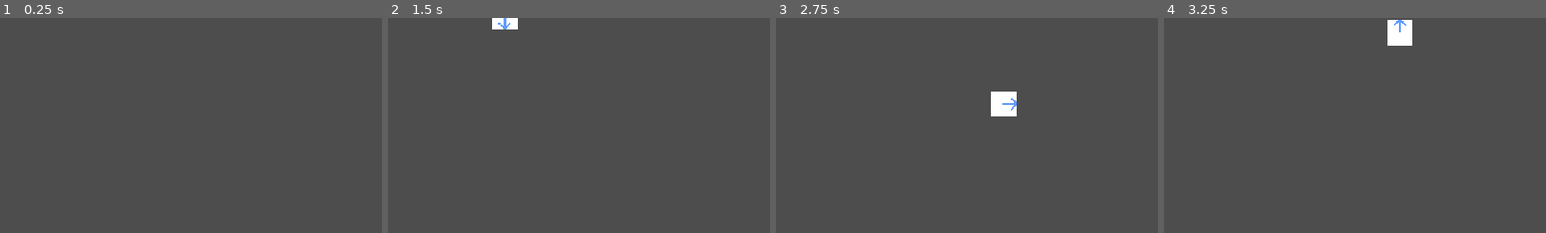
Above: before the commit, frames 1-4 (left to right).
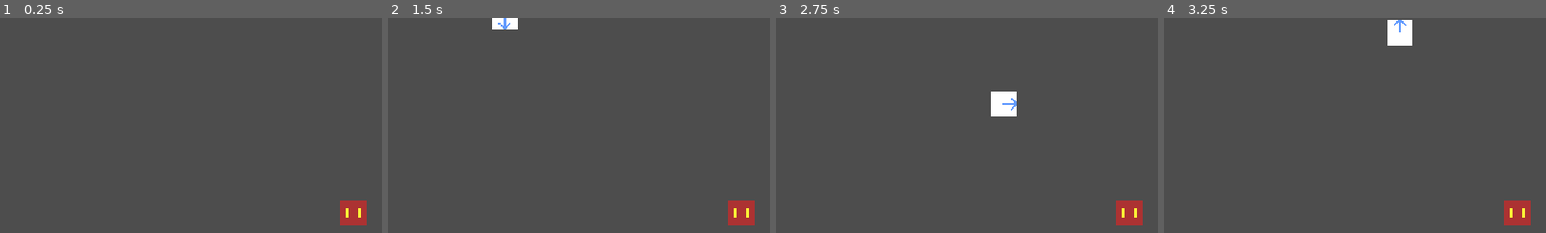
Above: after the commit, the same moments.

Repository: gianculottapascolachiappe-hue/DumbMorogh
Game: Godot game, scene res://main.tscn
The game is run twice, just before and just after one commit, with the same random seed, the same clock (stepped at 60 frames per second) and the same inputs.
Inputs (mouse positions are % of the whole screen's width and height, from its top left):
- Up to frame 1 (0.25 s): no input
- Up to frame 2 (1.5 s): tap Enter at 0.5 s; move the mouse to (72, 45) at 0.52 s; hold D (move_right) 0.53-1.28 s; hold Right mouse button (attack, bound only after the commit) 0.53-1.28 s; click (72, 45) at 0.67 s; move the mouse to (30, 55) at 1.27 s; hold S (move_down) from 1.28 s (still down); right-click (30, 55) at 1.35 s; click (30, 55) at 1.42 s
- Up to frame 3 (2.75 s): move the mouse to (60, 28) at 2.02 s; release S (move_down) at 2.03 s; hold D (move_right) from 2.03 s (still down); hold Right mouse button (attack, bound only after the commit) from 2.03 s (still down); click (60, 28) at 2.17 s
- Up to frame 4 (3.25 s): move the mouse to (45, 70) at 2.77 s; release D (move_right) at 2.78 s; release Right mouse button (attack, bound only after the commit) at 2.78 s; hold W (move_up) from 2.78 s (still down); right-click (45, 70) at 2.85 s; click (45, 70) at 2.92 s
The pictures show only the part of the screen within x 0-50%, y 8-58%; the shares and areas given below are measured in that part.

The runs differ from the first frame. In frame 1, 0.8% of the frame differs, in the area x 89-96%, y 84-97%; in frame 2, 0.8%; in frame 3, 0.8%; in frame 4, 0.8%.

Commit message:
autoattack
added a stupid enemy + target system with left mouse + autoattack the enemy with right mouse and the useless creature dies at 0 health

Diff:
--- a/main.tscn
+++ b/main.tscn
@@ -1,7 +1,11 @@
-[gd_scene load_steps=2 format=3 uid="uid://baccwxh1hmt"]
+[gd_scene load_steps=3 format=3 uid="uid://baccwxh1hmt"]
 
 [ext_resource type="PackedScene" uid="uid://bm1pbdndw4hb" path="res://scenes/player/player.tscn" id="1_ig7tw"]
+[ext_resource type="PackedScene" uid="uid://cre2nlhgaf64q" path="res://scenes/enemies/enemy.tscn" id="2_0xm2m"]
 
 [node name="Main" type="Node2D"]
 
 [node name="Player" parent="." instance=ExtResource("1_ig7tw")]
+
+[node name="Enemy" parent="." instance=ExtResource("2_0xm2m")]
+position = Vector2(444, 287)
--- a/project.godot
+++ b/project.godot
@@ -13,6 +13,10 @@
 config/name="DumbMorogh"
 run/main_scene="res://main.tscn"
 config/features=PackedStringArray("4.5", "Forward Plus")
+
+[autoload]
+
+TargetManager="*res://scripts/systems/target_manager.gd"
 
 [display]
 
@@ -42,6 +46,11 @@
 "events": [Object(InputEventKey,"resource_local_to_scene":false,"resource_name":"","device":-1,"window_id":0,"alt_press …(192 unchanged characters)…
 ]
 }
+attack={
+"deadzone": 0.2,
+"events": [Object(InputEventMouseButton,"resource_local_to_scene":false,"resource_name":"","device":-1,"window_id":0,"alt_pressed":false,"shift_pressed":false,"ctrl_pressed":false,"meta_pressed":false,"button_mask":2,"position":Vector2(336, 26),"global_position":Vector2(345, 74),"factor":1.0,"button_index":2,"canceled":false,"pressed":true,"double_click":false,"script":null)
+]
+}
 
 [rendering]
 
--- /dev/null
+++ b/scenes/enemies/enemy.tscn
@@ -0,0 +1,26 @@
+[gd_scene load_steps=6 format=3 uid="uid://cre2nlhgaf64q"]
+
+[ext_resource type="Script" uid="uid://dbvagm3o15uxj" path="res://scripts/enemies/area_2d.gd" id="1_6xk8f"]
+[ext_resource type="Texture2D" uid="uid://bnjbwfw3omnw8" path="res://assets/sprites/Sprite-0001.png" id="1_8e3ao"]
+[ext_resource type="Script" uid="uid://crjivuhxqdri8" path="res://scripts/enemies/enemy.gd" id="1_38ino"]
+
+[sub_resource type="RectangleShape2D" id="RectangleShape2D_ykcao"]
+size = Vector2(32, 32)
+
+[sub_resource type="RectangleShape2D" id="RectangleShape2D_8e3ao"]
+size = Vector2(32, 32)
+
+[node name="Enemy" type="CharacterBody2D"]
+script = ExtResource("1_38ino")
+
+[node name="Sprite2D" type="Sprite2D" parent="."]
+texture = ExtResource("1_8e3ao")
+
+[node name="CollisionShape2D" type="CollisionShape2D" parent="."]
+shape = SubResource("RectangleShape2D_ykcao")
+
+[node name="Area2D" type="Area2D" parent="."]
+script = ExtResource("1_6xk8f")
+
+[node name="CollisionShape2D" type="CollisionShape2D" parent="Area2D"]
+shape = SubResource("RectangleShape2D_8e3ao")
--- a/scenes/player/player.tscn
+++ b/scenes/player/player.tscn
@@ -8,6 +8,7 @@
 [ext_resource type="Script" uid="uid://bcmcxeg4qgbrx" path="res://scripts/state_machine/walk_state.gd" id="5_b26j0"]
 
 [sub_resource type="RectangleShape2D" id="RectangleShape2D_n7ghd"]
+size = Vector2(32, 32)
 
 [sub_resource type="AtlasTexture" id="AtlasTexture_dw050"]
 atlas = ExtResource("2_1jxqw")
@@ -210,7 +211,7 @@
 [node name="CollisionShape2D" type="CollisionShape2D" parent="."]
 shape = SubResource("RectangleShape2D_n7ghd")
 
-[node name="AnimateSprite2D" type="AnimatedSprite2D" parent="."]
+[node name="AnimatedSprite2D" type="AnimatedSprite2D" parent="."]
 sprite_frames = SubResource("SpriteFrames_dx0e4")
 animation = &"walk_up_right"
 
--- /dev/null
+++ b/scripts/enemies/area_2d.gd
@@ -0,0 +1,7 @@
+extends Area2D
+
+@onready var enemy = get_parent()
+
+func _input_event(viewport, event, shape_idx):
+	if event is InputEventMouseButton and event.pressed:
+		TargetManager.set_target(enemy)
--- /dev/null
+++ b/scripts/enemies/enemy.gd
@@ -0,0 +1,18 @@
+extends CharacterBody2D
+
+@export var max_health: int = 30
+var current_health: int
+
+func _ready() -> void:
+	current_health = max_health
+
+func take_damage(amount: int) -> void:
+	current_health -= amount
+	print("Enemy HP:", current_health)
+
+	if current_health <= 0:
+		die()
+
+func die() -> void:
+	print("Enemy died")
+	queue_free()
--- a/scripts/player/player.gd
+++ b/scripts/player/player.gd
@@ -1,5 +1,8 @@
 extends CharacterBody2D
 
+# =========================================================
+# MOVEMENT SETTINGS
+# =========================================================
 @export var speed: float = 200.0
 
 @export var input_left: String = "move_left"
@@ -7,31 +10,113 @@
 @export var input_up: String = "move_up"
 @export var input_down: String = "move_down"
 
+var last_direction: Vector2 = Vector2.DOWN
+
+
+# =========================================================
+# COMBAT SETTINGS
+# =========================================================
+@export var attack_damage: int = 5
+@export var attack_speed: float = 1.2  # seconds between attacks
+
+var is_attacking: bool = false
+var attack_timer: float = 0.0
+
+
+# =========================================================
+# ANIMATION
+# =========================================================
 @export var idle_anim: String = "idle"
 @export var walk_anim: String = "walk"
 
-var last_direction: Vector2 = Vector2.DOWN
 var current_anim: String = ""
 
-@onready var sprite: AnimatedSprite2D = $AnimateSprite2D
+
+# =========================================================
+# NODE REFERENCES
+# =========================================================
+@onready var sprite: AnimatedSprite2D = $AnimatedSprite2D
 @onready var state_machine: Node = $StateMachine
 
 
+# =========================================================
+# INIT
+# =========================================================
 func _ready() -> void:
 	state_machine.init(self)
 
 
+# =========================================================
+# MAIN LOOP
+# =========================================================
 func _physics_process(delta: float) -> void:
 	state_machine.update(delta)
 	move_and_slide()
 
+	if is_attacking:
+		handle_auto_attack(delta)
 
+
+# =========================================================
+# MOVEMENT
+# =========================================================
 func apply_movement(dir: Vector2) -> void:
 	velocity = dir.normalized() * speed
+
 	if dir != Vector2.ZERO:
 		last_direction = dir
 
 
+# =========================================================
+# AUTO ATTACK SYSTEM
+# =========================================================
+func start_attack() -> void:
+	var target = TargetManager.current_target
+
+	if target == null:
+		print("No target selected")
+		return
+
+	is_attacking = true
+	attack_timer = 0.0
+	print("Auto-attack started")
+
+
+func stop_attack() -> void:
+	is_attacking = false
+	print("Auto-attack stopped")
+
+
+func handle_auto_attack(delta: float) -> void:
+	attack_timer -= delta
+
+	if attack_timer <= 0.0:
+		attack_timer = attack_speed
+		perform_attack()
+
+
+func perform_attack() -> void:
+	var target = TargetManager.current_target
+
+	if target == null:
+		stop_attack()
+		return
+
+	if target.has_method("take_damage"):
+		target.take_damage(attack_damage)
+
+
+# =========================================================
+# INPUT
+# =========================================================
+func _input(event: InputEvent) -> void:
+	if event.is_action_pressed("attack"):
+		start_attack()
+
+
+# =========================================================
+# ANIMATION SYSTEM
+# =========================================================
 func play_animation(action: String, dir: Vector2) -> void:
 	var anim = action + "_" + _get_direction_name(dir)
 
--- a/scripts/state_machine/base_state.gd
+++ b/scripts/state_machine/base_state.gd
@@ -1,8 +1,8 @@
 extends Node
 class_name BaseState
 
-var player
-var state_machine
+var player: CharacterBody2D
+var state_machine: Node
 
 
 func enter() -> void:
--- /dev/null
+++ b/scripts/systems/target_manager.gd
@@ -0,0 +1,11 @@
+extends Node
+
+var current_target: Node = null
+
+func set_target(target: Node) -> void:
+	current_target = target
+	print("Target selected:", target.name)
+
+func clear_target() -> void:
+	current_target = null
+	print("Target cleared")
Binary file added: assets/sprites/Sprite-0001.png
Not shown, added: assets/sprites/Sprite-0001.png.import
Not shown, added: scripts/enemies/area_2d.gd.uid
Not shown, added: scripts/enemies/enemy.gd.uid
Not shown, added: scripts/systems/target_manager.gd.uid
